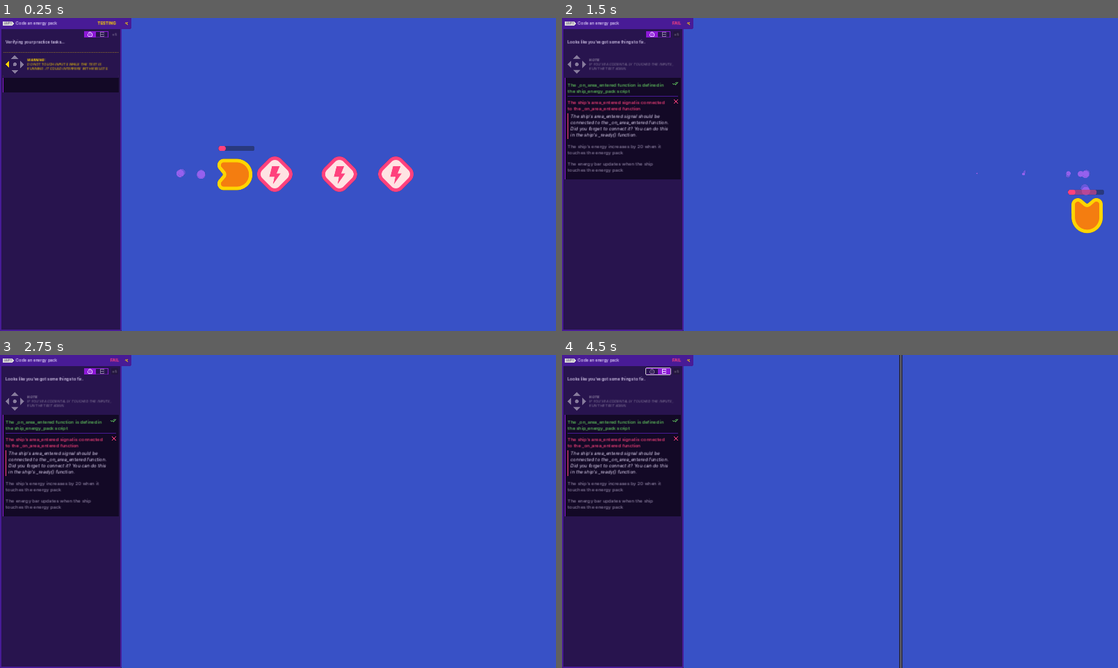
Above: before the commit, frames 1-4 (two rows, left to right).
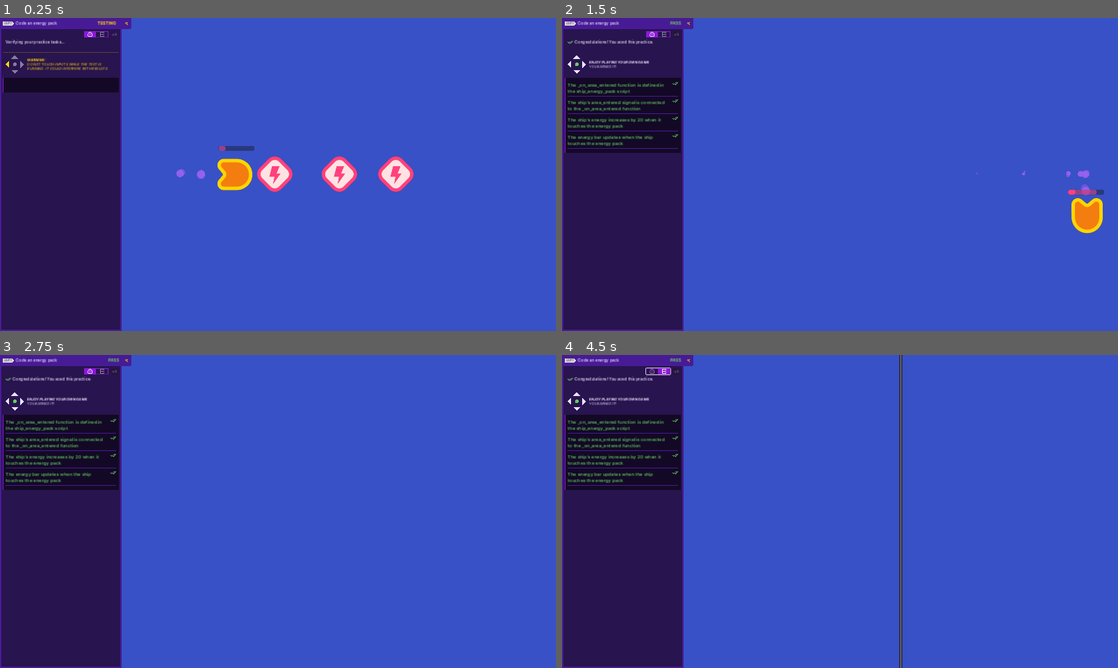
Above: after the commit, the same moments.

Repository: qzjo/2d-GameDev-Course
Game: Godot game, scene res://practices/L5.P1.code_an_energy_pack/code_an_energy_pack.tscn
Same seed, same stepped clock (60 frames per second), same inputs: the game is played once before the commit and once after it. This scene is started directly instead of the project's main scene.
Inputs (mouse positions are in pixels of both pictures, inside the frame that each line leads up to):
- Up to frame 1 (0.25 s): no input
- Up to frame 2 (1.5 s): hold D (move_right) 0.53-1.28 s; hold S (move_down) from 1.28 s (still down)
- Up to frame 3 (2.75 s): release S (move_down) at 2.03 s; hold D (move_right) from 2.03 s (still down)
- Up to frame 4 (4.5 s): release D (move_right) at 2.75 s; click (689, 361) at 2.75 s; tap Enter at 3.5 s; hold W (move_up) 3.53-4.25 s; click (656, 370) at 4.25 s

The runs differ from the first frame. In frame 1, less than 0.1% of the frame differs, in the area x 39-41%, y 40-43%; in frame 2, 3.4%, in the area x 0-22%, y 1-52%; in frame 3, 3.4%; in frame 4, 3.4%.

Commit message:
L5-Code-Player-Health

Diff:
--- a/05.loot_it_all_workbook/lessons/ship.gd
+++ b/05.loot_it_all_workbook/lessons/ship.gd
@@ -1,10 +1,17 @@
 extends Area2D
 
-
+var health := 10
 var max_speed := 1200.0
 var velocity := Vector2(0, 0)
 var steering_factor := 3.0
 
+func _ready():
+	area_entered.connect(_on_area_entered)
+	set_health(50)
+
+func set_health(new_health: int) -> void:
+	health = new_health
+	get_node("UI/HealthBar").value = health
 
 func _process(delta: float) -> void:
 	var direction := Vector2(0, 0)
@@ -21,4 +28,6 @@
 
 	if velocity.length() > 0.0:
 		get_node("Sprite2D").rotation = velocity.angle()
-		#rotation = velocity.angle()
+
+func _on_area_entered(area_that_entered: Area2D) -> void:
+	set_health(health + 10)
--- a/05.loot_it_all_workbook/lessons/ship.tscn
+++ b/05.loot_it_all_workbook/lessons/ship.tscn
@@ -43,7 +43,7 @@
 offset_right = 40.0
 offset_bottom = 40.0
 
-[node name="ProgressBar" type="ProgressBar" parent="UI"]
+[node name="HealthBar" type="ProgressBar" parent="UI"]
 layout_mode = 0
 offset_left = -61.0
 offset_top = -68.0
@@ -53,3 +53,5 @@
 theme_override_styles/fill = SubResource("StyleBoxFlat_xtyro")
 value = 100.0
 show_percentage = false
+
+[connection signal="area_entered" from="." to="." method="_on_area_entered"]
--- a/05.loot_it_all_workbook/practices/L5.P1.code_an_energy_pack/code_an_energy_pack.tscn
+++ b/05.loot_it_all_workbook/practices/L5.P1.code_an_energy_pack/code_an_energy_pack.tscn
@@ -1,28 +1,22 @@
-[gd_scene load_steps=5 format=3]
+[gd_scene load_steps=3 format=3 uid="uid://cx0m1cmj3hr1k"]
 
 [ext_resource type="PackedScene" path="res://practices/L5.P1.code_an_energy_pack/ship_energy_pack.tscn" id="1_jrchu"]
-[ext_resource type="Script" path="res://practices/L5.P1.code_an_energy_pack/ship_energy_pack.gd" id="2_y5mpa"]
 [ext_resource type="PackedScene" path="res://practices/L5.P1.code_an_energy_pack/energy_pack.tscn" id="3_1o63n"]
-[ext_resource type="Script" path="res://practices/L5.P1.code_an_energy_pack/energy_pack.gd" id="4_qplhv"]
 
 [node name="CodeAnEnergyPack" type="Node2D"]
 position = Vector2(960, 540)
 
-[node name="ShipEnergyPack" type="Area2D" parent="." instance=ExtResource("1_jrchu")]
+[node name="ShipEnergyPack" parent="." instance=ExtResource("1_jrchu")]
 position = Vector2(-556, 0)
-script = ExtResource("2_y5mpa")
 
-[node name="EnergyPack" type="Area2D" parent="." instance=ExtResource("3_1o63n")]
+[node name="EnergyPack" parent="." instance=ExtResource("3_1o63n")]
 position = Vector2(-221, -1)
-script = ExtResource("4_qplhv")
 
-[node name="EnergyPack2" type="Area2D" parent="." instance=ExtResource("3_1o63n")]
+[node name="EnergyPack2" parent="." instance=ExtResource("3_1o63n")]
 position = Vector2(2, -1)
-script = ExtResource("4_qplhv")
 
-[node name="EnergyPack3" type="Area2D" parent="." instance=ExtResource("3_1o63n")]
+[node name="EnergyPack3" parent="." instance=ExtResource("3_1o63n")]
 position = Vector2(197, -1)
-script = ExtResource("4_qplhv")
 
 [node name="ExtraVisuals" type="Node" parent="."]
 
@@ -40,3 +34,5 @@
 grow_horizontal = 2
 grow_vertical = 2
 color = Color(0.219608, 0.317647, 0.776471, 1)
+
+[connection signal="area_entered" from="ShipEnergyPack" to="ShipEnergyPack" method="_on_area_entered"]
--- a/05.loot_it_all_workbook/practices/L5.P1.code_an_energy_pack/ship_energy_pack.gd
+++ b/05.loot_it_all_workbook/practices/L5.P1.code_an_energy_pack/ship_energy_pack.gd
@@ -8,8 +8,12 @@
 
 
 func _ready() -> void:
+	area_entered.connect(_on_area_entered)
+	set_energy(0)
+
+func set_energy(new_energy: int) -> void:
+	energy = new_energy
 	get_node("UI/EnergyBar").value = energy
-
 
 func _process(delta: float) -> void:
 	var direction := Input.get_vector("move_left", "move_right", "move_up", "move_down")
@@ -24,4 +28,4 @@
 
 
 func _on_area_entered(area: Area2D) -> void:
-	pass
+	set_energy(energy + 20)
